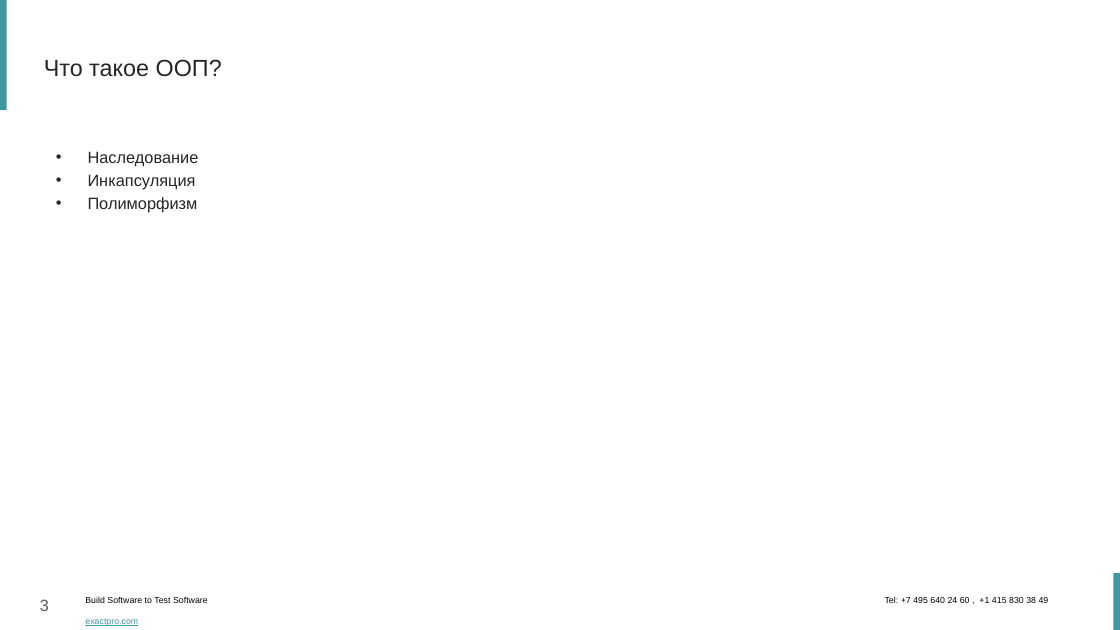
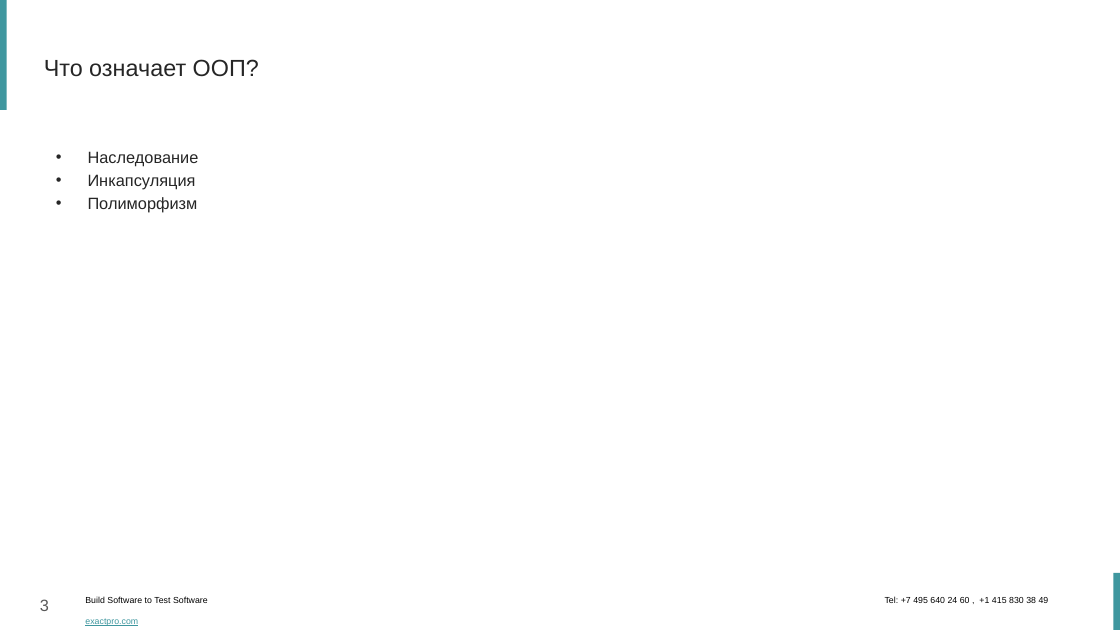
Before and after one commit to dzavodchikov/ChessMVC, a slide deck: slide 3 of Паттерн MVC.pptx. Drawn at 1120x630 pixels with LibreOffice and Linux fonts; fonts in the diff are those of the drawing; background and template pictures are left out. Boxes give left, top, right and bottom in pixels: in the first picture for what was removed or moved away, otherwise in the second. Text is boxed around its words. In the diff, an @@ line names an element or a change of style, - is before the commit and + after.

Commit message:
Add new slides to presentation

```diff
--- a/Паттерн MVC.pptx
+++ b/Паттерн MVC.pptx
@@ title at bbox=[44, 59, 259, 77]: text changed @@
-Что такое ООП?
+Что означает ООП?
```
Also in this commit, not shown: 1 other slide changed, 2 slides added, 1 other file.
